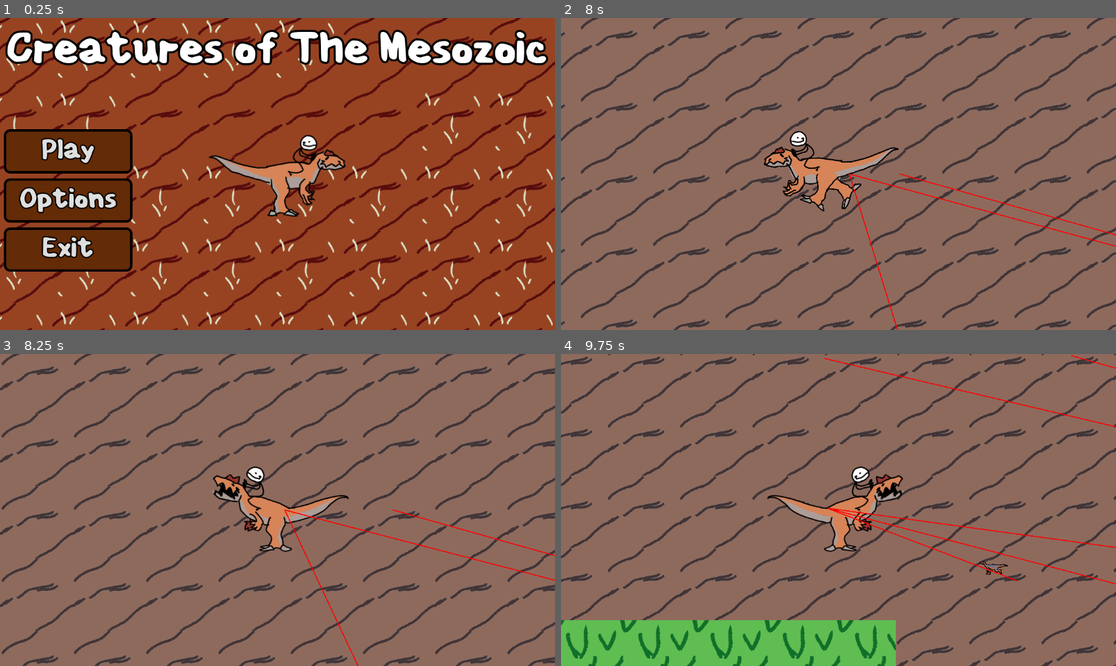
Above: before the commit, frames 1-4 (two rows, left to right).
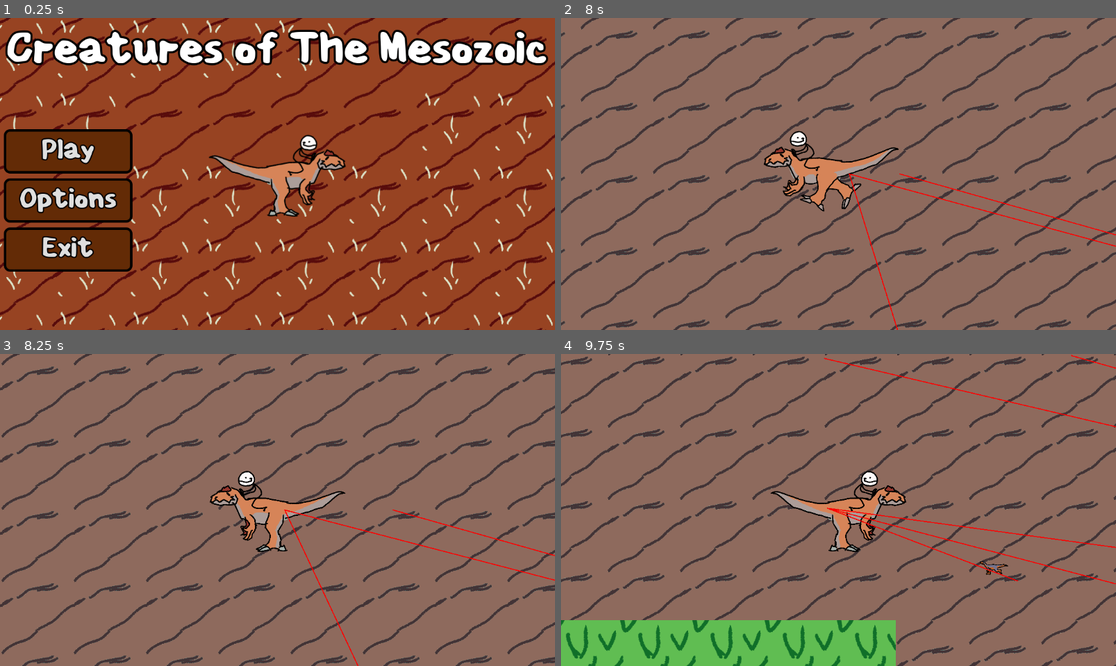
Above: after the commit, the same moments.

Repository: Jubercool/Creatures-of-The-Mesozoic-Repository
Game: Godot game, scene res://Scenes/Main_Menu.tscn
The game is run twice, just before and just after one commit, with the same random seed, the same clock (stepped at 60 frames per second) and the same inputs.
Inputs (mouse positions are in pixels of both pictures, inside the frame that each line leads up to):
- Up to frame 1 (0.25 s): no input
- Up to frame 2 (8 s): click "Play" at 0.5 s; click "Play" at 1.25 s; click "Options" at 2 s; move the mouse to (960, 158) at 2.77 s; hold Right (ui_right) 2.78-3.5 s; click (960, 158) at 2.85 s; click "Leave Homecave" at 3.5 s; tap Enter at 4.25, 7.25 s; move the mouse to (727, 189) at 4.27 s; hold Down (ui_down) 4.28-5.03 s; click (727, 189) at 4.35 s; move the mouse to (894, 105) at 5.02 s; hold Right (ui_right) 5.03-5.78 s; click (894, 105) at 5.1 s; tap Space at 5.75 s; move the mouse to (810, 236) at 5.77 s; hold Up (ui_up) 5.78-6.5 s; click (810, 236) at 5.85 s; click "X" at 6.5 s; move the mouse to (1005, 220) at 7.27 s; hold Left (ui_left) from 7.28 s (still down); click (1005, 220) at 7.35 s
- Up to frame 3 (8.25 s): keep holding Left (ui_left); move the mouse to (111, 463) at 8.02 s; click (111, 463) at 8.1 s
- Up to frame 4 (9.75 s): move the mouse to (866, 510) at 8.77 s; release Left (ui_left) at 8.78 s; hold Down (ui_down) 8.78-9.53 s; click (866, 510) at 8.85 s; move the mouse to (755, 432) at 9.52 s; hold Right (ui_right) from 9.53 s (still down); click (755, 432) at 9.6 s

Frames 1-2 are identical in both runs. In frame 3, 1.9% of the frame differs, in the area x 37-63%, y 36-64%; in frame 4, 1.9%.
Error in both runs: Cannot call method 'change_scene_to_file' on a null value. (res://Scripts/main_menu.gd:17)

Commit message:
Player attack cooldown added

Diff:
--- a/Scripts/creaturestats.gd
+++ b/Scripts/creaturestats.gd
@@ -60,7 +60,7 @@
 		"sprint_max_vel":900,
 		"acceleration_base":70,
 		"acceleration_buff":100,
-		"attack_cooldown":[2],
+		"attack_cooldown":[1],
 		"size":Vector2(1,1),
 		"sprite_offset":Vector2i(0,0),
 		"hitbox":[79,320],
--- a/Scripts/player.gd
+++ b/Scripts/player.gd
@@ -39,7 +39,7 @@
 		acceleration_buff = stats["acceleration_buff"]
 		damage = stats["damage"]
 		attack_cooldown = stats["attack_cooldown"]
-		attack_timer = [attack_cooldown[0]/2]
+		attack_timer = [attack_cooldown[0]]
 
 #Stops the animation playing when it ends
 func _on_animated_sprite_2d_animation_finished() -> void:
@@ -104,7 +104,9 @@
 			velocity += acceleration
 			move_and_slide()
 			move_player()
-			if Input.is_action_just_pressed("left_click"):
+			attack_timer[0] += delta
+			if Input.is_action_just_pressed("left_click") && attack_timer[0]>=attack_cooldown[0]:
+				attack_timer[0] = 0
 				var enemies = get_tree().get_nodes_in_group("enemies")
 				for enemy in enemies:
 					if enemy.player_can_attack:
